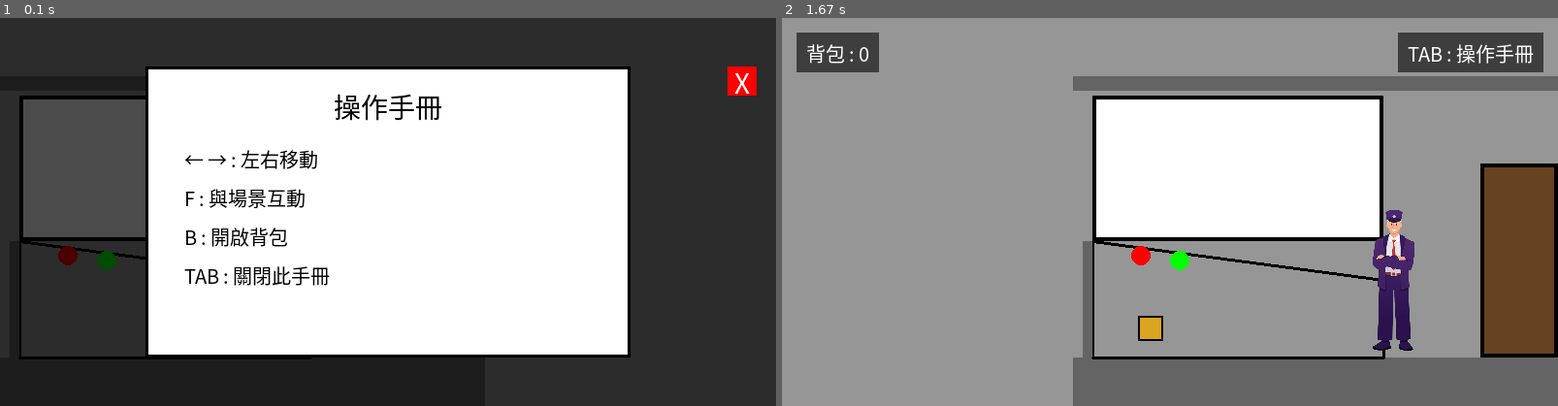
Above: before the commit, frames 1-2 (left to right).
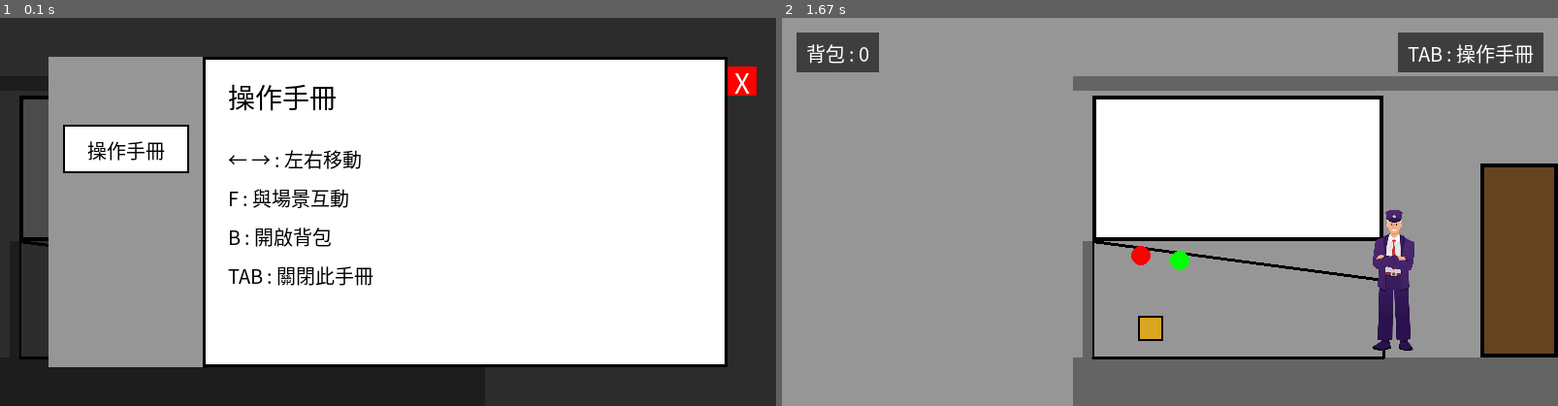
Above: after the commit, the same moments.

Repository: alien1105/pygame_final_project
Game: pygame game, started from main.py
Same seed, same stepped clock (60 frames per second), same inputs: the game is played once before the commit and once after it.
Inputs (mouse positions are in pixels of both pictures, inside the frame that each line leads up to):
- Up to frame 1 (0.1 s): no input
- Up to frame 2 (1.67 s): click "操作手冊" at 0.38 s; click (1170, 235) at 0.72 s; click "X" at 1.55 s

The runs differ from the first frame. In frame 1, 32% of the frame differs, in the area x 6-94%, y 10-91%; in frame 2, nothing differs.

Commit message:
新增《夜間行駛生存指南》

Diff:
--- a/main.py
+++ b/main.py
@@ -32,6 +32,8 @@
 PURPLE = (150, 100, 150) # 老太太用紫色方塊代表
 PINK = (230, 160, 190) # 小女孩用粉色方塊代表
 GOLD = (218, 165, 32) # 可拾取道具標記顏色
+TAPE_COLOR = (222, 184, 135) # 封住暗格的膠帶顏色
+NIGHT_OVERLAY_COLOR = (10, 10, 40, 140) # 夜晚時疊加的半透明深藍色
 
 # 載入字型 (使用電腦內建的中文字型)
 font = pygame.font.SysFont("microsoftjhenghei", 28)
@@ -128,6 +130,21 @@
 dialogue_index = 0
 active_npc = None # 記錄目前正在對話的 NPC，用於對話結束後觸發後續事件
 has_girl_painting = False # 是否已從小女孩手中取得畫
+has_guide = False # 是否已取得《夜間行駛生存指南》，取得後可在手冊畫面切換查看
+
+# --- 手冊畫面（含左側頁籤，可切換操作手冊／生存指南）---
+manual_view = 'MANUAL' # 目前手冊畫面顯示的頁籤：MANUAL 操作手冊 / GUIDE 生存指南
+manual_panel_rect = pygame.Rect(WIDTH // 2 - 350, HEIGHT // 2 - 160, 700, 320)
+manual_sidebar_width = 160
+manual_tab_manual_rect = pygame.Rect(manual_panel_rect.x + 15, manual_panel_rect.y + 70, manual_sidebar_width - 30, 50)
+manual_tab_guide_rect = pygame.Rect(manual_panel_rect.x + 15, manual_panel_rect.y + 130, manual_sidebar_width - 30, 50)
+
+# 《夜間行駛生存指南》第一頁的前三條規則，格式為 (規則標題, 規則內容, 補充說明)
+guide_rules = [
+    ("規則一", "夜間駕駛時，看到月台有人，不要鳴笛。", "因為那個人不一定是在等車。"),
+    ("規則二", "列車進入隧道後，如果車廂燈熄滅，不要離開駕駛室。", "不管你聽見什麼。"),
+    ("規則三", "凌晨 00:17，不要查看後視鏡。", "如果已經看了，不要數車廂裡有幾個人。"),
+]
 
 # --- 第一天白天可收集道具 ---
 inventory = [] # 玩家背包，存放已取得的道具名稱
@@ -161,17 +178,18 @@
 CONSOLE_FOCUS_SCENE = 'COCKPIT'
 console_cabinet_rect = pygame.Rect(30, HEIGHT - FLOOR_HEIGHT - DOOR_HEIGHT, 100, DOOR_HEIGHT) # 操作台下置物櫃
 
-console_panel_rect = pygame.Rect(WIDTH // 2 - 300, HEIGHT // 2 - 150, 600, 300)
-_console_slot_size = 160
-_console_slot_gap = 20
-_console_slots_total_width = _console_slot_size * 3 + _console_slot_gap * 2
+console_panel_rect = pygame.Rect(WIDTH // 2 - 330, HEIGHT // 2 - 160, 660, 320)
+_console_slot_size = 130
+_console_slot_gap = 15
+_console_slots_total_width = _console_slot_size * 4 + _console_slot_gap * 3
 _console_slot_start_x = console_panel_rect.centerx - _console_slots_total_width // 2
 _console_slot_y = console_panel_rect.y + 90
 
 console_items = [
-    {'name': '老式手電筒', 'color': (200, 200, 80), 'rect': pygame.Rect(_console_slot_start_x, _console_slot_y, _console_slot_size, _console_slot_size), 'collected': False},
-    {'name': '車站鑰匙', 'color': (190, 190, 190), 'rect': pygame.Rect(_console_slot_start_x + (_console_slot_size + _console_slot_gap), _console_slot_y, _console_slot_size, _console_slot_size), 'collected': False},
-    {'name': '維修員留下的螺絲起子', 'color': (150, 110, 70), 'rect': pygame.Rect(_console_slot_start_x + (_console_slot_size + _console_slot_gap) * 2, _console_slot_y, _console_slot_size, _console_slot_size), 'collected': False},
+    {'name': '老式手電筒', 'color': (200, 200, 80), 'rect': pygame.Rect(_console_slot_start_x, _console_slot_y, _console_slot_size, _console_slot_size), 'collected': False, 'sealed': False},
+    {'name': '車站鑰匙', 'color': (190, 190, 190), 'rect': pygame.Rect(_console_slot_start_x + (_console_slot_size + _console_slot_gap), _console_slot_y, _console_slot_size, _console_slot_size), 'collected': False, 'sealed': False},
+    {'name': '維修員留下的螺絲起子', 'color': (150, 110, 70), 'rect': pygame.Rect(_console_slot_start_x + (_console_slot_size + _console_slot_gap) * 2, _console_slot_y, _console_slot_size, _console_slot_size), 'collected': False, 'sealed': False},
+    {'name': '《夜間行駛生存指南》', 'color': (90, 60, 40), 'rect': pygame.Rect(_console_slot_start_x + (_console_slot_size + _console_slot_gap) * 3, _console_slot_y, _console_slot_size, _console_slot_size), 'collected': False, 'sealed': True},
 ]
 
 
@@ -180,31 +198,69 @@
     return any(not item['collected'] for item in console_items)
 
 def draw_manual_screen():
-    """繪製操作手冊畫面"""
+    """繪製手冊畫面，左側頁籤可切換操作手冊／生存指南"""
     # 半透明背景
     overlay = pygame.Surface((WIDTH, HEIGHT), pygame.SRCALPHA)
     overlay.fill((0, 0, 0, 180))
     screen.blit(overlay, (0, 0))
 
-    # 手冊面板
-    panel_rect = pygame.Rect(WIDTH // 2 - 250, HEIGHT // 2 - 150, 500, 300)
+    panel_rect = manual_panel_rect
     pygame.draw.rect(screen, WHITE, panel_rect)
     pygame.draw.rect(screen, BLACK, panel_rect, 3)
 
-    # 標題
-    title_surf = font.render("操作手冊", True, BLACK)
-    screen.blit(title_surf, (panel_rect.centerx - title_surf.get_width() // 2, panel_rect.y + 20))
-
-    # 說明文字
-    instructions = [
-        "← → : 左右移動",
-        "F : 與場景互動",
-        "B : 開啟背包",
-        "TAB : 關閉此手冊"
-    ]
-    for i, text in enumerate(instructions):
-        text_surf = font_small.render(text, True, BLACK)
-        screen.blit(text_surf, (panel_rect.x + 40, panel_rect.y + 80 + i * 40))
+    # 左側頁籤側欄
+    sidebar_rect = pygame.Rect(panel_rect.x, panel_rect.y, manual_sidebar_width, panel_rect.height)
+    pygame.draw.rect(screen, GRAY, sidebar_rect)
+    pygame.draw.line(screen, BLACK, (sidebar_rect.right, panel_rect.y), (sidebar_rect.right, panel_rect.bottom), 3)
+
+    # 「操作手冊」頁籤
+    pygame.draw.rect(screen, WHITE if manual_view == 'MANUAL' else GRAY, manual_tab_manual_rect)
+    pygame.draw.rect(screen, BLACK, manual_tab_manual_rect, 2)
+    tab_manual_surf = font_small.render("操作手冊", True, BLACK)
+    screen.blit(tab_manual_surf, (manual_tab_manual_rect.centerx - tab_manual_surf.get_width() // 2,
+                                  manual_tab_manual_rect.centery - tab_manual_surf.get_height() // 2))
+
+    # 「生存指南」頁籤（取得指南後才會出現）
+    if has_guide:
+        tab_guide_bg = WHITE if manual_view == 'GUIDE' else GRAY
+        pygame.draw.rect(screen, tab_guide_bg, manual_tab_guide_rect)
+        pygame.draw.rect(screen, BLACK, manual_tab_guide_rect, 2)
+        tab_guide_surf = font_small.render("生存指南", True, BLACK)
+        screen.blit(tab_guide_surf, (manual_tab_guide_rect.centerx - tab_guide_surf.get_width() // 2,
+                                     manual_tab_guide_rect.centery - tab_guide_surf.get_height() // 2))
+
+    # 右側內容區
+    content_x = panel_rect.x + manual_sidebar_width + 25
+
+    if manual_view == 'GUIDE' and has_guide:
+        title_surf = font.render("《夜間行駛生存指南》", True, BLACK)
+        screen.blit(title_surf, (content_x, panel_rect.y + 20))
+
+        rule_y = panel_rect.y + 65
+        for label, rule_text, desc_text in guide_rules:
+            label_surf = font_small.render(label, True, RED)
+            screen.blit(label_surf, (content_x, rule_y))
+
+            rule_surf = font_small.render(rule_text, True, BLACK)
+            screen.blit(rule_surf, (content_x, rule_y + 22))
+
+            desc_surf = font_small.render(desc_text, True, DARK_GRAY)
+            screen.blit(desc_surf, (content_x, rule_y + 44))
+
+            rule_y += 22 * 3 + 8
+    else:
+        title_surf = font.render("操作手冊", True, BLACK)
+        screen.blit(title_surf, (content_x, panel_rect.y + 20))
+
+        instructions = [
+            "← → : 左右移動",
+            "F : 與場景互動",
+            "B : 開啟背包",
+            "TAB : 關閉此手冊"
+        ]
+        for i, text in enumerate(instructions):
+            text_surf = font_small.render(text, True, BLACK)
+            screen.blit(text_surf, (content_x, panel_rect.y + 90 + i * 40))
 
     # 關閉按鈕
     pygame.draw.rect(screen, RED, close_button_rect)
@@ -435,6 +491,13 @@
             pygame.draw.rect(screen, GRAY, slot_rect)
             pygame.draw.rect(screen, DARK_GRAY, slot_rect, 3)
             label = "(已拾取)"
+        elif item.get('sealed'):
+            pygame.draw.rect(screen, item['color'], slot_rect)
+            pygame.draw.rect(screen, BLACK, slot_rect, 3)
+            # 封住暗格的膠帶（交叉貼成 X 型）
+            pygame.draw.line(screen, TAPE_COLOR, slot_rect.topleft, slot_rect.bottomright, 12)
+            pygame.draw.line(screen, TAPE_COLOR, slot_rect.topright, slot_rect.bottomleft, 12)
+            label = "被膠帶封住"
         else:
             pygame.draw.rect(screen, item['color'], slot_rect)
             pygame.draw.rect(screen, BLACK, slot_rect, 3)
@@ -443,7 +506,7 @@
         label_surf = font_small.render(label, True, WHITE)
         screen.blit(label_surf, (slot_rect.centerx - label_surf.get_width() // 2, slot_rect.bottom + 10))
 
-    hint_surf = font_small.render("點擊道具拾取・F : 離開細節畫面", True, WHITE)
+    hint_surf = font_small.render("點擊膠帶撕開・點擊道具拾取・F : 離開細節畫面", True, WHITE)
     screen.blit(hint_surf, (console_panel_rect.centerx - hint_surf.get_width() // 2, console_panel_rect.bottom - 30))
 
 
@@ -523,9 +586,13 @@
             if event.type == pygame.KEYDOWN:
                 if event.key == pygame.K_TAB:
                     game_state = 'PLAYING'
-            if event.type == pygame.MOUSEBUTTONDOWN:
+            if event.type == pygame.MOUSEBUTTONDOWN and event.button == 1:
                 if close_button_rect.collidepoint(event.pos):
                     game_state = 'PLAYING'
+                elif manual_tab_manual_rect.collidepoint(event.pos):
+                    manual_view = 'MANUAL'
+                elif has_guide and manual_tab_guide_rect.collidepoint(event.pos):
+                    manual_view = 'GUIDE'
 
         # 繪製背景遊戲畫面
         draw_background(camera_x)
@@ -682,10 +749,17 @@
                     game_state = 'PLAYING'
             if event.type == pygame.MOUSEBUTTONDOWN and event.button == 1:
                 for item in console_items:
-                    if not item['collected'] and item['rect'].collidepoint(event.pos):
+                    if item['collected'] or not item['rect'].collidepoint(event.pos):
+                        continue
+                    if item.get('sealed'):
+                        item['sealed'] = False # 撕開膠帶
+                    elif item['name'] == '《夜間行駛生存指南》':
+                        has_guide = True # 生存指南不放進背包，改成按 TAB 查看
+                        item['collected'] = True
+                    else:
                         inventory.append(item['name'])
                         item['collected'] = True
-                        break
+                    break
 
         draw_background(camera_x)
         draw_conductor(screen, conductor_rect, conductor_img, camera_x)
